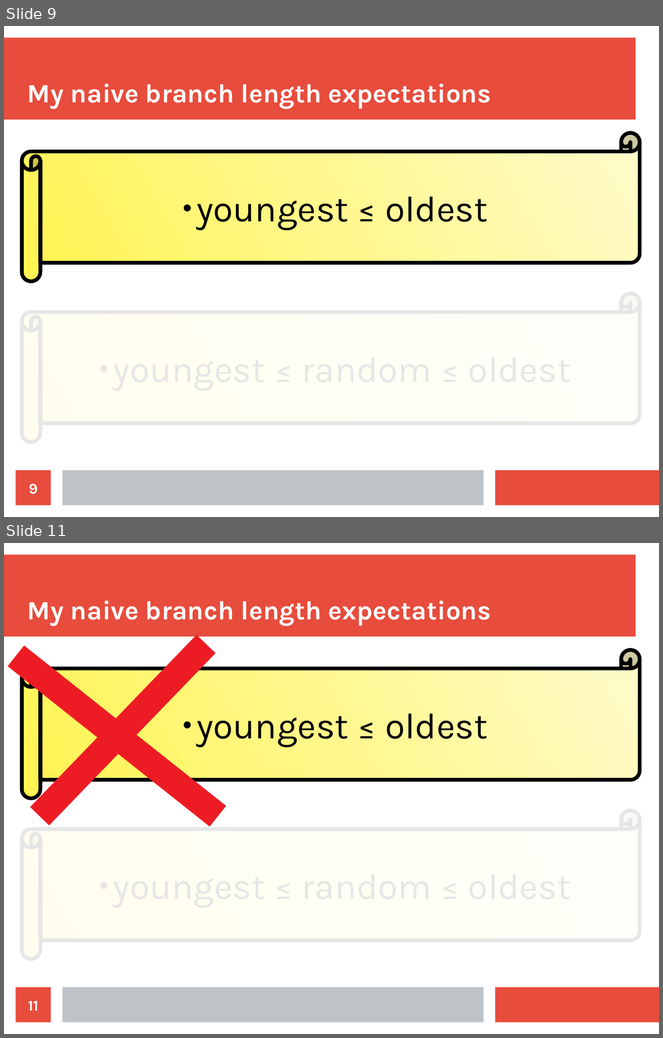
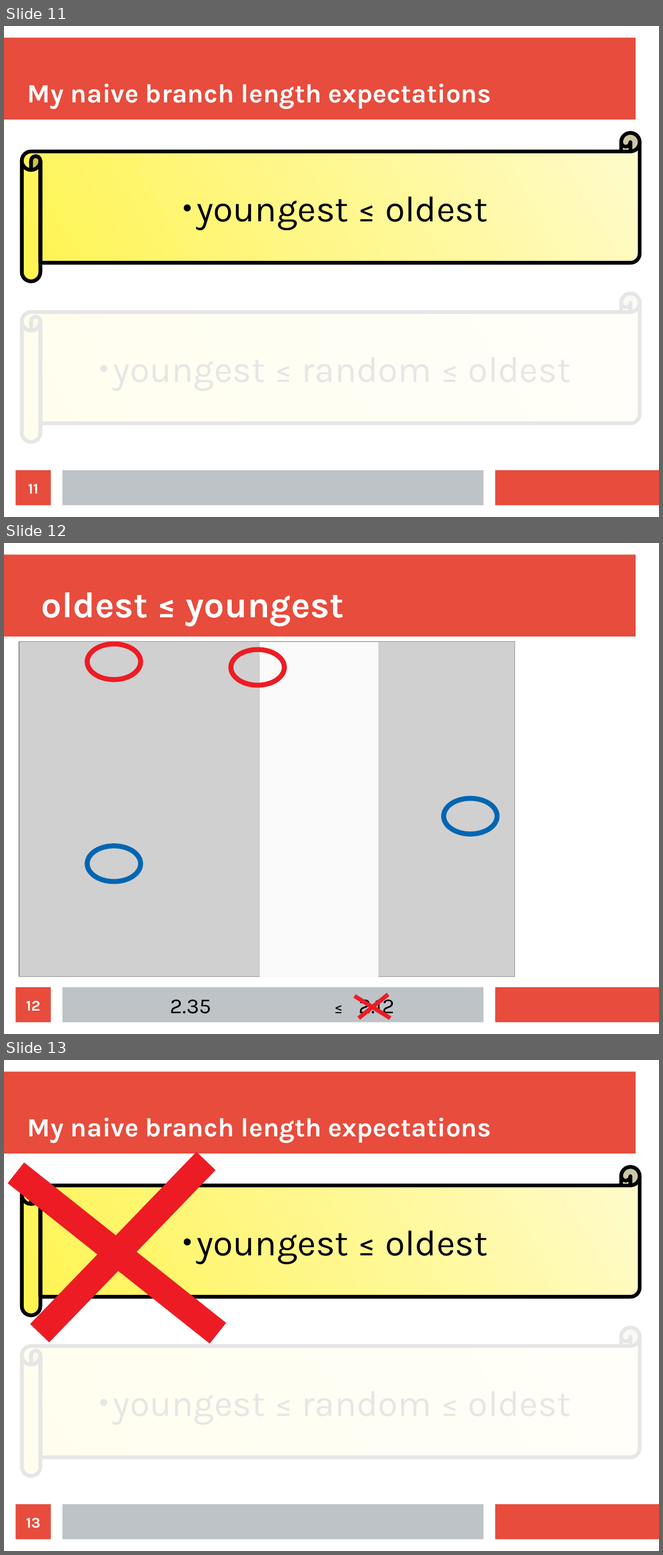
Before and after one commit to richelbilderbeek/Science, a slide deck: Bilderbeek20180502TeceMeeting/20180502Sampling.odp. Shown one above the other, each under a label of ours: slides 9 and 11 before the commit, slides 11, 12 and 13 after it; the slides between them are not shown. The pictures are 663x1038 and 663x1555 pixels, drawn with LibreOffice and Linux fonts; fonts in the diff are those of the drawing; grey boxes stand for pictures. Boxes give left, top, right and bottom in pixels: in the first picture for what was removed or moved away, otherwise in the second. Text is boxed around its words. In the diff, an @@ line names an element or a change of style, - is before the commit and + after.

```diff
--- a/Bilderbeek20180502TeceMeeting/20180502Sampling.odp
+++ b/Bilderbeek20180502TeceMeeting/20180502Sampling.odp
@@ slide 12 added at (x1=4, y1=543, x2=659, y2=1034), background #FFFFFF; not listed: 3 template elements that a slide beside it also shows @@
@@ title added at (x1=41, y1=592, x2=344, y2=626), 44 pt, text #FFFFFF, bold @@
+oldest ≤ youngest
@@ picture added at (x1=19, y1=642, x2=515, y2=977) @@
@@ ellipse added at (x1=87, y1=644, x2=141, y2=680), outline #ED1C24 6.01 pt @@
@@ ellipse added at (x1=231, y1=650, x2=285, y2=685), outline #ED1C24 6.01 pt @@
@@ rectangle added at (x1=260, y1=642, x2=378, y2=983), fill #FFFFFF at 90% opacity, outline #FFFFFF 0 pt @@
@@ ellipse added at (x1=444, y1=799, x2=497, y2=834), outline #0066B3 6.01 pt @@
@@ ellipse added at (x1=87, y1=846, x2=141, y2=882), outline #0066B3 6.01 pt @@
@@ page number added at (x1=16, y1=988, x2=51, y2=1023), fill #E74C3C, 18 pt, text #FFFFFF, bold @@
+12
@@ text added at (x1=170, y1=994, x2=395, y2=1019), 26 pt, text #000000 @@
+2.35 ≤ 2.12
@@ line added from (359, 1019) to (388, 995), #ED1C24 4.99 pt @@
@@ line added from (355, 996) to (390, 1019), #ED1C24 4.99 pt @@
@@ what was slide 9 is now slide 11 @@
@@ page number at (x1=28, y1=484, x2=38, y2=494): text changed @@
-9
+11
@@ what was slide 11 is now slide 13 @@
@@ page number at (x1=26, y1=1518, x2=40, y2=1529): text changed @@
-11
+13
```
Also in this commit, not shown: 10 slides changed, 2 other slides added, 1 slide removed, 4 other files.
